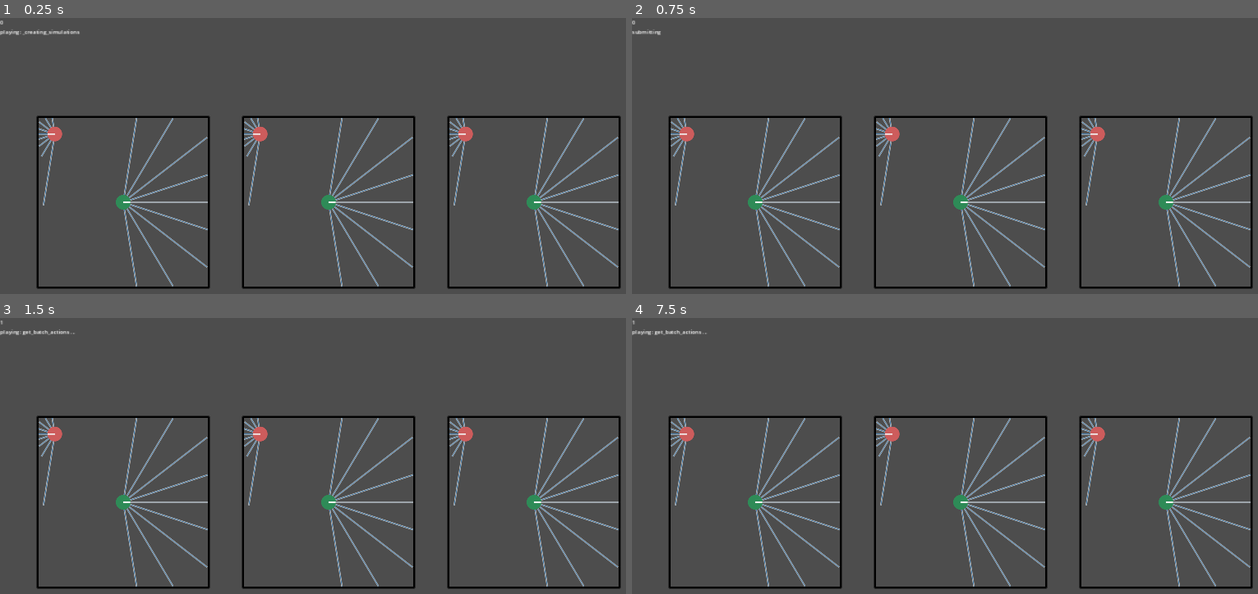
Above: before the commit, frames 1-4 (two rows, left to right).
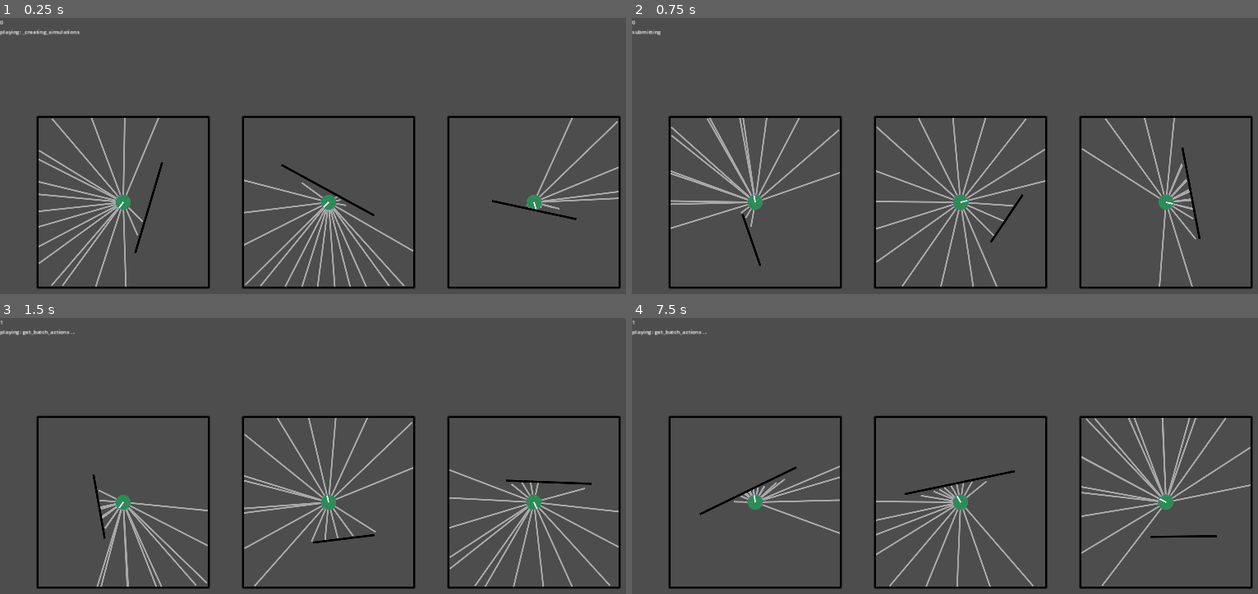
Above: after the commit, the same moments.

Repository: stokatyan/godot-ai
Game: Godot game, scene res://FindCoinGame/FCGEnv.tscn
Two runs of this game, one before a commit and one after it. Both use one fixed random seed, a clock stepped at 60 frames per second and the inputs below.
Inputs:
- Up to frame 1 (0.25 s): no input
- Up to frame 2 (0.75 s): tap Enter at 0.5 s; hold D from 0.53 s (still down); tap 2 at 0.6 s
- Up to frame 3 (1.5 s): tap Space at 0.77, 1.25 s; release D at 1.28 s; hold S from 1.28 s (still down); tap 3 at 1.35 s
- Up to frame 4 (7.5 s): tap Space at 1.52, 2.75, 3.02, 3.77, 4.25, 4.52, 6.02, 6.77 s; tap Enter at 2, 2.85, 3.5 s; release S at 2.03 s; hold D 2.03-2.78 s; tap O at 2.1 s; hold Up 2.78-3.53 s; hold 7 3.53-4.28 s; hold A 3.53-5.03 s; tap 8 at 4.35 s; hold S 5.03-5.78 s; hold 9 5.03-5.78 s; hold D 5.78-6.53 s; tap 0 at 5.85 s; hold Up 6.53-7.28 s; hold Shift 6.53-7.28 s; hold D from 7.28 s (still down); tap 2 at 7.35 s

The runs differ from the first frame. In frame 1, 6.8% of the frame differs, in the area x 6-99%, y 36-98%; in frame 2, 6.7%; in frame 3, 7.0%; in frame 4, 6.2%.
Error in both runs: Cannot call method 'poll' on a null value. (res://AI/AIServerTCP.gd:40)

Commit message:
re allow agent 1 movement

Diff:
--- a/godot-ai-client/FindCoinGame/FCGSimulation.gd
+++ b/godot-ai-client/FindCoinGame/FCGSimulation.gd
@@ -119,13 +119,12 @@
 	var p_hero = Vector2.ZERO
 	var p_target = Vector2.ZERO
 	var wall_segment = Rect2(randf_range(-max_p , max_p), randf_range(-max_p , max_p), randf_range(-max_p , max_p), randf_range(-max_p , max_p))
-	wall_segment = Rect2(-500, -500, -500, -500)
-#
-	#while wall_segment.position.distance_to(wall_segment.size) < max_p * 0.75:
-		#wall_segment = Rect2(randf_range(-max_p , max_p), randf_range(-max_p , max_p), randf_range(-max_p , max_p), randf_range(-max_p , max_p))
-#
-	#var inner_wall = _add_wall(wall_segment)
-	#_inner_wall_bodies.append(inner_wall)
+
+	while wall_segment.position.distance_to(wall_segment.size) < max_p * 0.75:
+		wall_segment = Rect2(randf_range(-max_p , max_p), randf_range(-max_p , max_p), randf_range(-max_p , max_p), randf_range(-max_p , max_p))
+
+	var inner_wall = _add_wall(wall_segment)
+	_inner_wall_bodies.append(inner_wall)
 
 	var is_done = true
 	while !is_done:
@@ -167,9 +166,8 @@
 		if result.is_empty():
 			break
 
-	p_hero = Vector2(-200, -200)
-	_agents[0].set_transform(p_hero, -PI)
-	_agents[1].set_transform(p_target, 0) #randf_range(-PI, PI)
+	_agents[0].set_transform(p_hero, randf_range(-PI, PI))
+	_agents[1].set_transform(p_target, randf_range(-PI, PI))
 
 	_reset_prev_actions()
 	_reset_prev_observations()
@@ -198,8 +196,6 @@
 	return _agents[0]._position.distance_to(_agents[1]._position) < _agents[0]._radius + _agents[1]._radius
 
 func apply_action(agent_index: int, action_vector: Array[float], callback):
-	if agent_index == 1:
-		return
 	var agent = _agents[agent_index]
 	var motion_vector = Vector2(action_vector[0], action_vector[1]) * agent._radius
 	var transform: Transform2D = get_transform(agent._physics_body)
